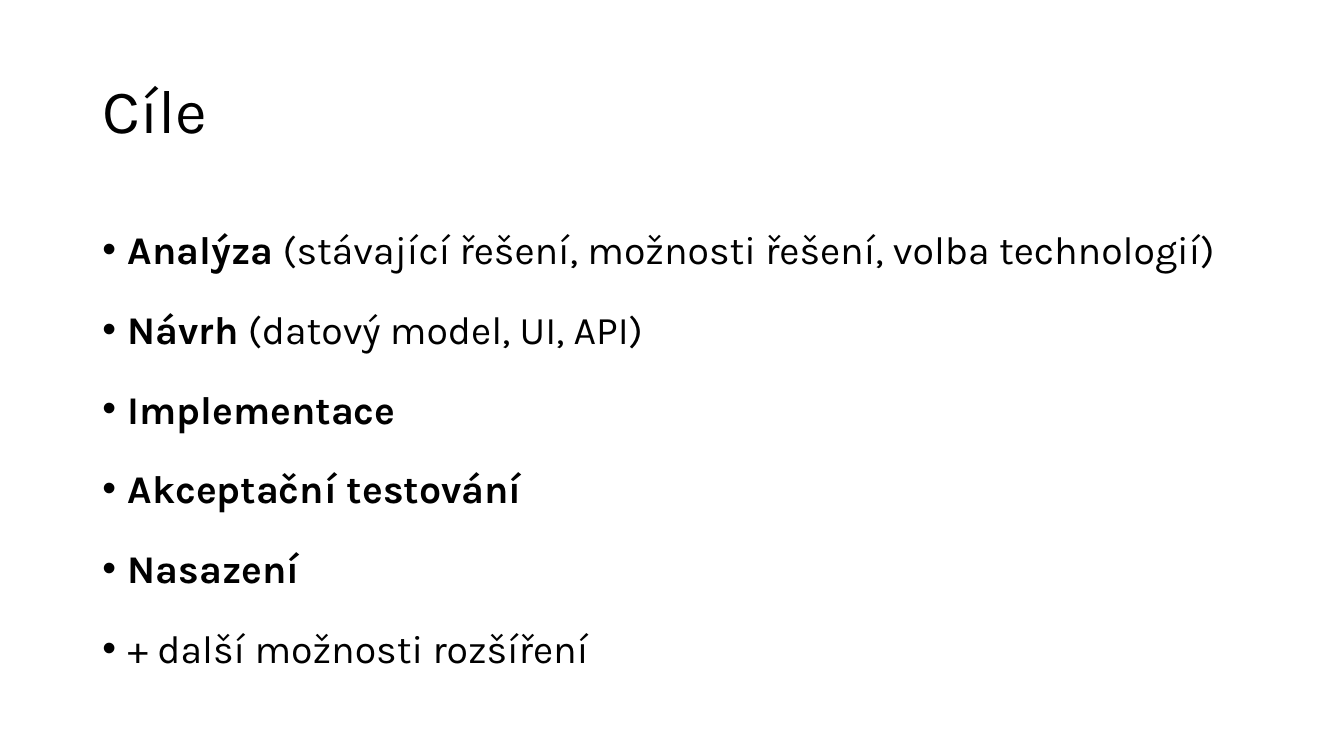
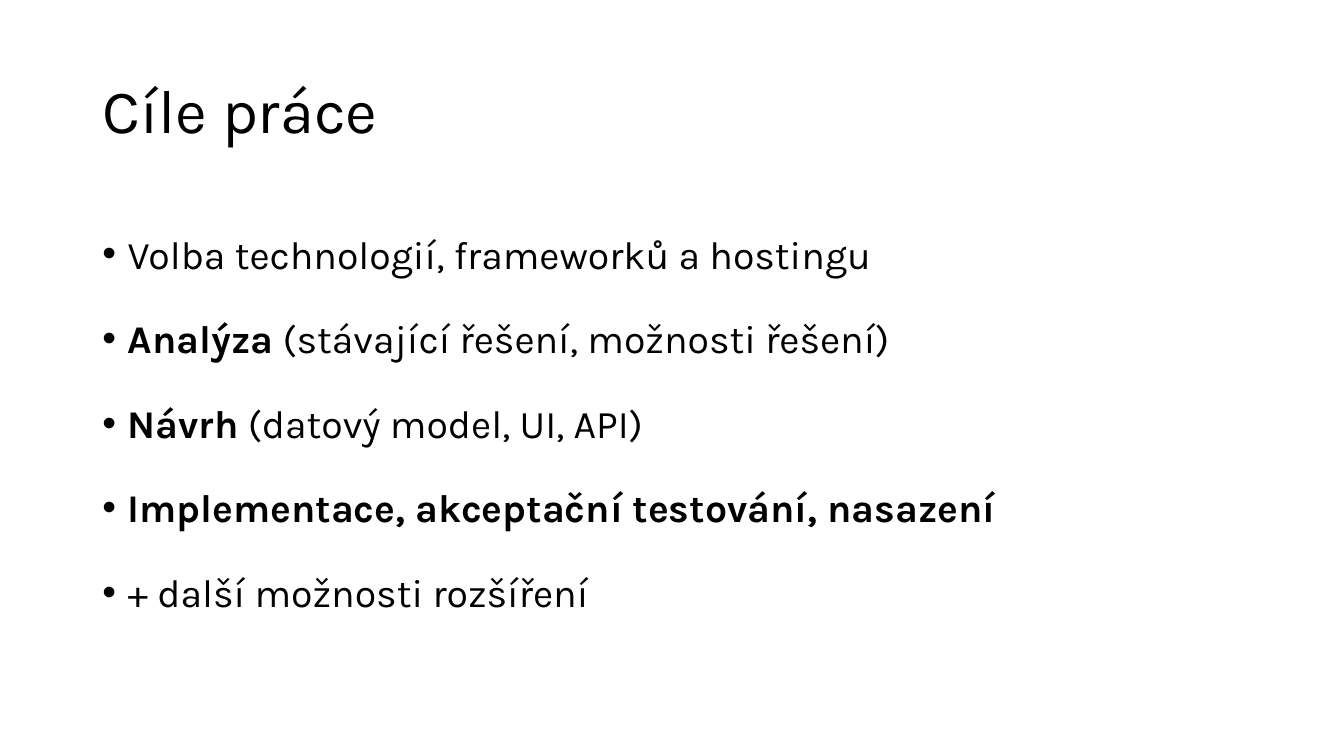
Before and after one commit to rodlukas/bachelors-thesis, a slide deck: slide 3 of prezentace/DPR prezentace.pptx. Drawn at 1344x756 pixels with LibreOffice and Linux fonts; fonts in the diff are those of the drawing. Boxes give left, top, right and bottom in pixels: in the first picture for what was removed or moved away, otherwise in the second. Text is boxed around its words. In the diff, an @@ line names an element or a change of style, - is before the commit and + after.

```diff
--- a/prezentace/DPR prezentace.pptx
+++ b/prezentace/DPR prezentace.pptx
@@ title at (x1=102, y1=86, x2=377, y2=148): text changed @@
-Cíle
+Cíle práce
@@ text at (x1=128, y1=239, x2=889, y2=363): text changed @@
-• Analýza (stávající řešení, možnosti řešení, volba technologií)
+• Volba technologií, frameworků a hostingu
+• Analýza (stávající řešení, možnosti řešení)
@@ text at (x1=128, y1=407, x2=643, y2=608): line spacing 1.4 to 1.5 @@
@@ text at (x1=128, y1=491, x2=995, y2=532): text changed @@
-• Implementace
-• Akceptační testování
-• Nasazení
+• Implementace, akceptační testování, nasazení
```
Also in this commit, not shown: 1 other file.
